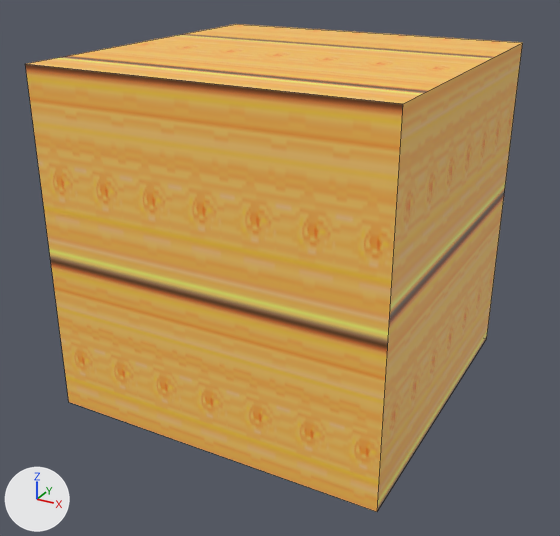
What one commit did to the OBJ model DirectXGame/Resources/stage_2_Cube/stage_2_Cube.obj.
Rendered twice from a 50 mm lens placed at (1.85, -3.87, 1.83), pointed at (-0.21, -0.12, -0.04). The lights are fixed; the arrows at lower left show +X, +Y and +Z. The older version comes first. Mesh edges are drawn as thin lines. Where no turn or scale is listed for an object, it has been applied to the vertices.

The older version as bpy lines, for what is in view:
```python
me_立方体 = bpy.data.meshes.new('立方体')
me_立方体.from_pydata(...)  # a box spanning x -1.18..0.82, y -1.0..1.0, z -0.79..1.21
me_立方体.materials.append(mat_material_002)  # picture img_background_png
ob_立方体 = bpy.data.objects.new('立方体', me_立方体)
ob_立方体.location = (0.0, 0.0, 0.0)
```
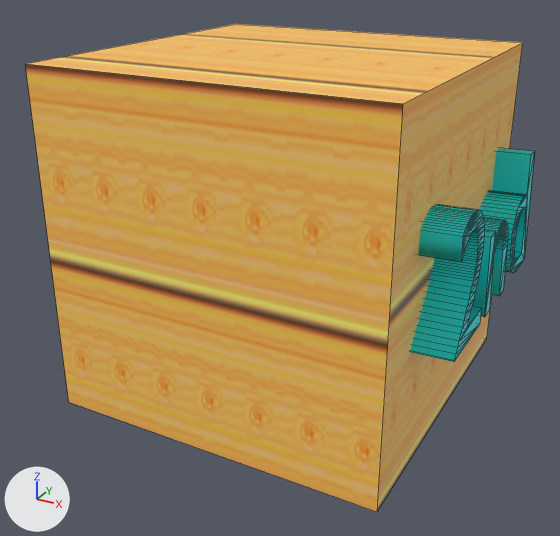
What differs and where, as boxes [x1, y1, x2, y2] in the pictures (560 x 536 px):
'立方体', reshaped: before [25, 24, 523, 512]; after [25, 24, 535, 512]
part 1 of me_立方体, added (cyan): after [410, 205, 484, 362]
part 2 of me_立方体, added (cyan): after [480, 148, 535, 273]
part 3 of me_立方体, added (cyan): after [472, 218, 508, 317]

Edits to the bpy script that builds the scene:
```text
Add mat_マテリアル_001:
    mat_マテリアル_001 = principled_material('マテリアル.001')
    mat_マテリアル_001.base_color = (0.0, 0.787, 0.802)  # cyan #00e5e7
Change me_立方体:
    used by ob_立方体; location = (0.0, 0.0, 0.0)
    remove me_立方体.from_pydata(...)  # 8 vertices, 6 faces; spans x -1.18..0.82, y -1.0..1.0, z -0.79..1.21
    add me_立方体.from_pydata(...)  # 456 vertices, 670 faces; spans x -1.47..1.04, y -1.0..1.0, z -0.79..1.21
    me_立方体 part 1: a new loose piece of 178 vertices spanning x -1.47..1.04, y -0.68..-0.24, z -0.14..0.64, in mat_マテリアル_001 (cyan #00e5e7)
    me_立方体 part 2: a new loose piece of 156 vertices spanning x -1.46..1.04, y 0.33..0.74, z -0.14..0.63, in mat_マテリアル_001 (cyan #00e5e7)
    me_立方体 part 3: a new loose piece of 114 vertices spanning x -1.46..1.04, y -0.15..0.23, z -0.14..0.41, in mat_マテリアル_001 (cyan #00e5e7)
    add me_立方体.materials.append(mat_マテリアル_001)  # cyan #00e5e7
```
